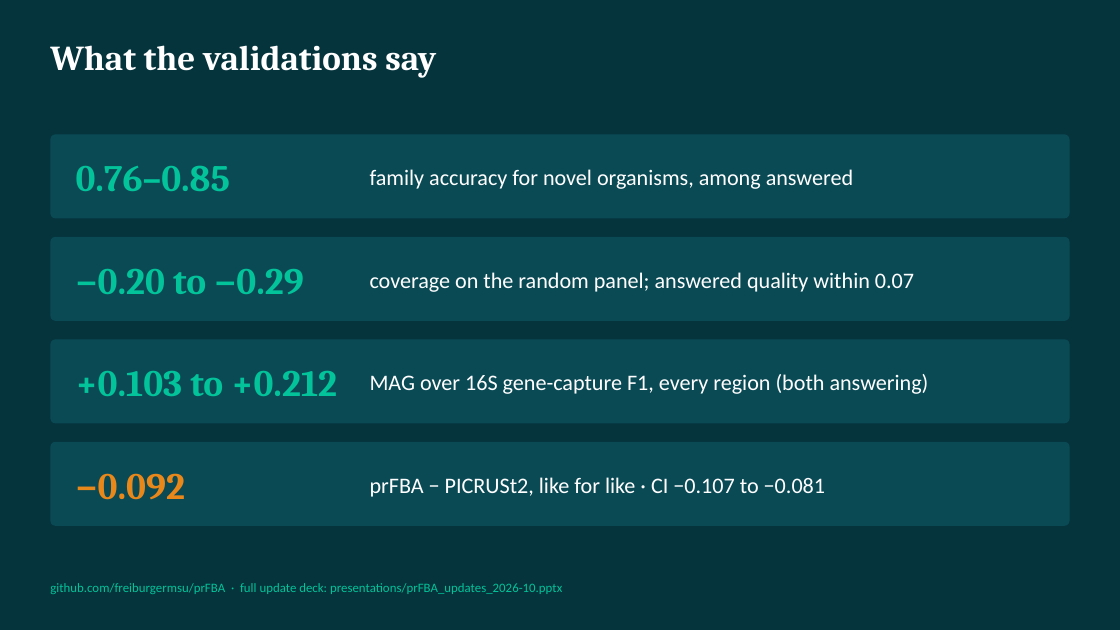
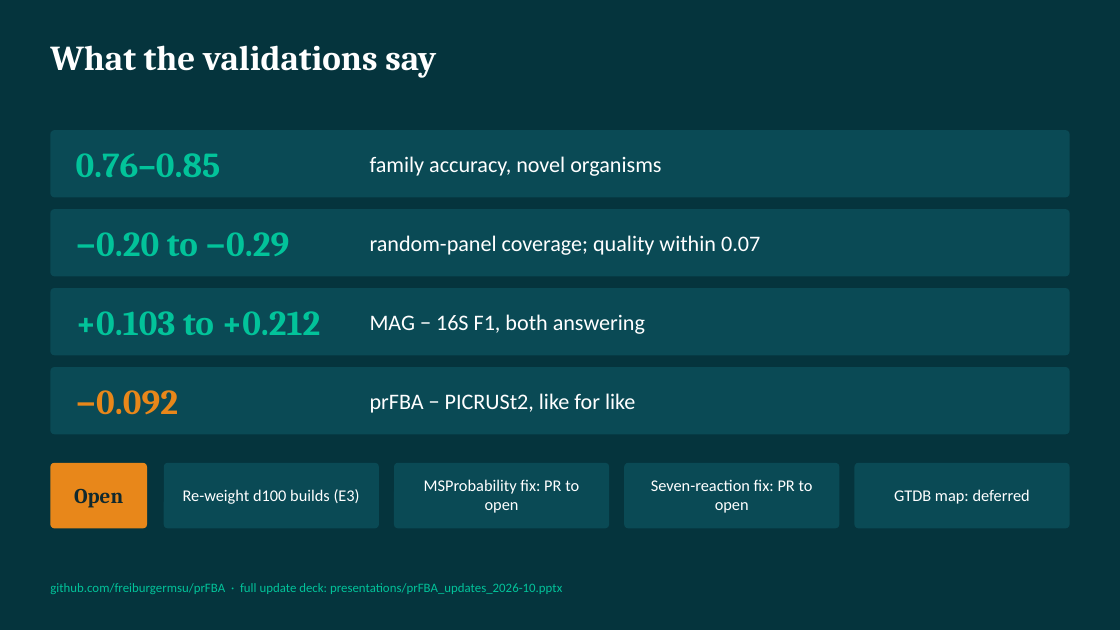
Before and after one commit to freiburgermsu/prFBA, a slide deck: slide 10 of presentations/prFBA_brief_panels_2026-10.pptx (slide 9 before the commit). Drawn at 1120x630 pixels with LibreOffice and Linux fonts; fonts in the diff are those of the drawing. Boxes give left, top, right and bottom in pixels: in the first picture for what was removed or moved away, otherwise in the second. Text is boxed around its words. In the diff, an @@ line names an element or a change of style, - is before the commit and + after.

```diff
--- a/presentations/prFBA_brief_panels_2026-10.pptx
+++ b/presentations/prFBA_brief_panels_2026-10.pptx
@@ rounded rectangle: place and size @@
-rounded rectangle at (50,134,1070,218)
+rounded rectangle at (50,130,1070,197)
@@ text "0.76–0.85": place and size @@
-text "0.76–0.85" at (76,166,230,191)
+text "0.76–0.85" at (76,153,221,177)
@@ text at (370,156,661,176): text changed @@
-family accuracy for novel organisms, among answered
+family accuracy, novel organisms
@@ rounded rectangle: place and size @@
-rounded rectangle at (50,237,1070,321)
+rounded rectangle at (50,209,1070,276)
@@ text "−0.20 to −0.29": place and size @@
-text "−0.20 to −0.29" at (76,269,303,294)
+text "−0.20 to −0.29" at (76,232,289,256)
@@ text at (370,235,760,255): text changed @@
-coverage on the random panel; answered quality within 0.07
+random-panel coverage; quality within 0.07
@@ rounded rectangle: place and size @@
-rounded rectangle at (50,442,1070,526)
+rounded rectangle at (50,288,1070,355)
@@ text "+0.103 to +0.212": place and size @@
-text "+0.103 to +0.212" at (76,371,337,396)
+text "+0.103 to +0.212" at (76,311,321,335)
@@ text at (370,314,645,334): text changed @@
-MAG over 16S gene-capture F1, every region (both answering)
+MAG − 16S F1, both answering
@@ rounded rectangle: place and size @@
-rounded rectangle at (50,339,1070,423)
+rounded rectangle at (50,367,1070,434)
@@ size 32 to 30 pt in 4 elements at (76,153,221,177), (76,232,289,256), (76,311,321,335), (76,390,178,415) @@
@@ text "−0.092": place and size @@
-text "−0.092" at (76,473,185,500)
+text "−0.092" at (76,390,178,415)
@@ text at (370,393,635,413): text changed @@
-prFBA − PICRUSt2, like for like · CI −0.107 to −0.081
+prFBA − PICRUSt2, like for like
@@ rounded rectangle added at (50,463,147,528), fill #E8871A, 18 pt, text #10292E, bold @@
+Open
@@ rounded rectangle added at (164,463,379,528), fill #0A4A55, 14 pt, text #FFFFFF @@
+Re-weight d100 builds (E3)
@@ rounded rectangle added at (394,463,609,528), fill #0A4A55, 14 pt, text #FFFFFF @@
+MSProbability fix: PR to open
@@ rounded rectangle added at (624,463,839,528), fill #0A4A55, 14 pt, text #FFFFFF @@
+Seven-reaction fix: PR to open
@@ rounded rectangle added at (854,463,1070,528), fill #0A4A55, 14 pt, text #FFFFFF @@
+GTDB map: deferred
```
Also in this commit, not shown: 1 other slide changed, 1 slide added, 7 other files.
